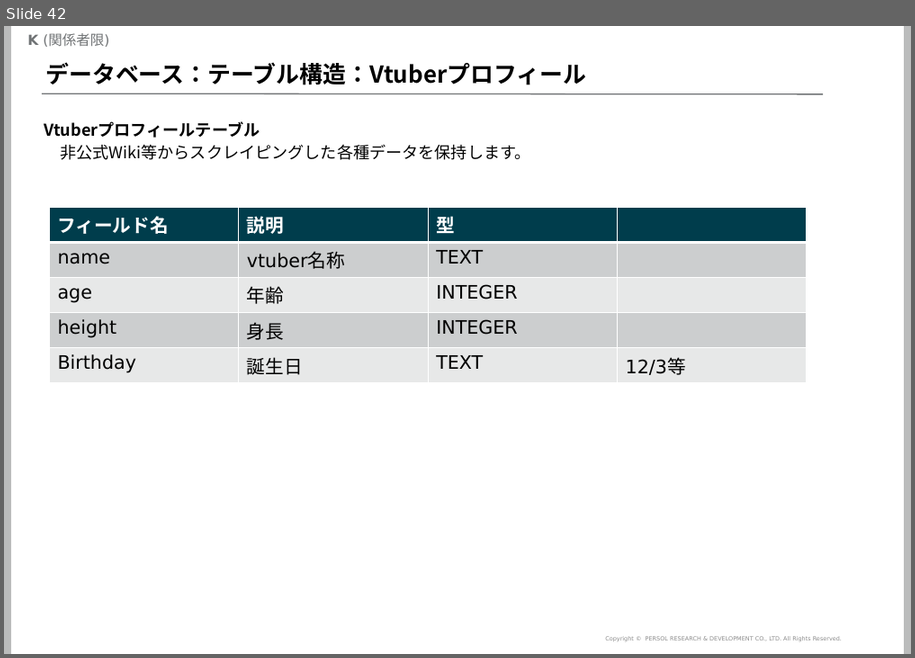
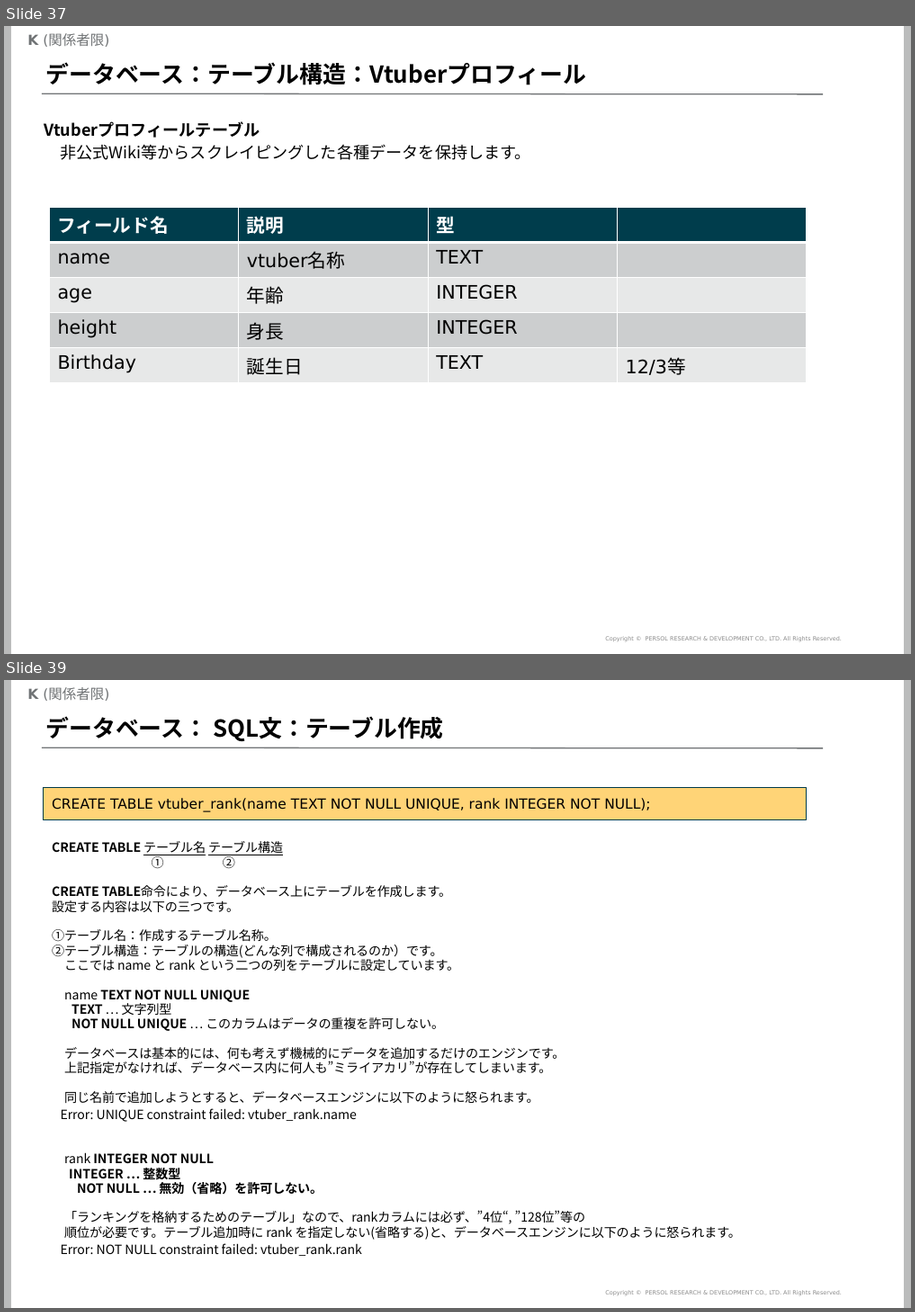
Before and after one commit to mogrodown/python_session, a slide deck: doc/python中級講座_2020.pptx. Shown one above the other, each under a label of ours: slide 42 before the commit, slides 37 and 39 after it; the slides between them are not shown. The pictures are 915x658 and 915x1312 pixels, drawn with LibreOffice and Linux fonts; fonts in the diff are those of the drawing; background and template pictures are left out. Boxes give left, top, right and bottom in pixels: in the first picture for what was removed or moved away, otherwise in the second. Text is boxed around its words. In the diff, an @@ line names an element or a change of style, - is before the commit and + after.

```diff
--- a/doc/python中級講座_2020.pptx
+++ b/doc/python中級講座_2020.pptx
@@ slide 39 added at (4,680,911,1308), background #FFFFFF; not listed: 5 template elements that a slide beside it also shows @@
@@ title added at (45,716,444,741), 20 pt, text #000000, bold @@
+データベース： SQL文：テーブル作成
@@ rectangle added at (44,787,807,820), fill #FFD477, outline #003C4A 0.75 pt, 12 pt, text #000000 @@
+CREATE TABLE vtuber_rank(name TEXT NOT NULL UNIQUE, rank INTEGER NOT NULL);
@@ text added at (52,841,741,1256), 10.8 pt, text #000000 @@
+CREATE TABLE テーブル名 テーブル構造
+① ②
+CREATE TABLE命令により、データベース上にテーブルを作成します。
+設定する内容は以下の三つです。
+①テーブル名：作成するテーブル名称。
+②テーブル構造：テーブルの構造(どんな列で構成されるのか）です。
+ここでは name と rank という二つの列をテーブルに設定しています。
+name TEXT NOT NULL UNIQUE
+TEXT … 文字列型
+NOT NULL UNIQUE … このカラムはデータの重複を許可しない。
+データベースは基本的には、何も考えず機械的にデータを追加するだけのエンジンです。
+上記指定がなければ、データベース内に何人も”ミライアカリ”が存在してしまいます。
+同じ名前で追加しようとすると、データベースエンジンに以下のように怒られます。
+Error: UNIQUE constraint failed: vtuber_rank.name
+rank INTEGER NOT NULL
+INTEGER … 整数型
+NOT NULL … 無効（省略）を許可しない。
+「ランキングを格納するためのテーブル」なので、rankカラムには必ず、”4位“, ”128位”等の
+順位が必要です。テーブル追加時に rank を指定しない(省略する)と、データベースエンジンに以下のように怒られます。
+Error: NOT NULL constraint failed: vtuber_rank.rank
@@ what was slide 42 is now slide 37 @@
```
Also in this commit, not shown: 3 slides changed, 3 other slides added.
